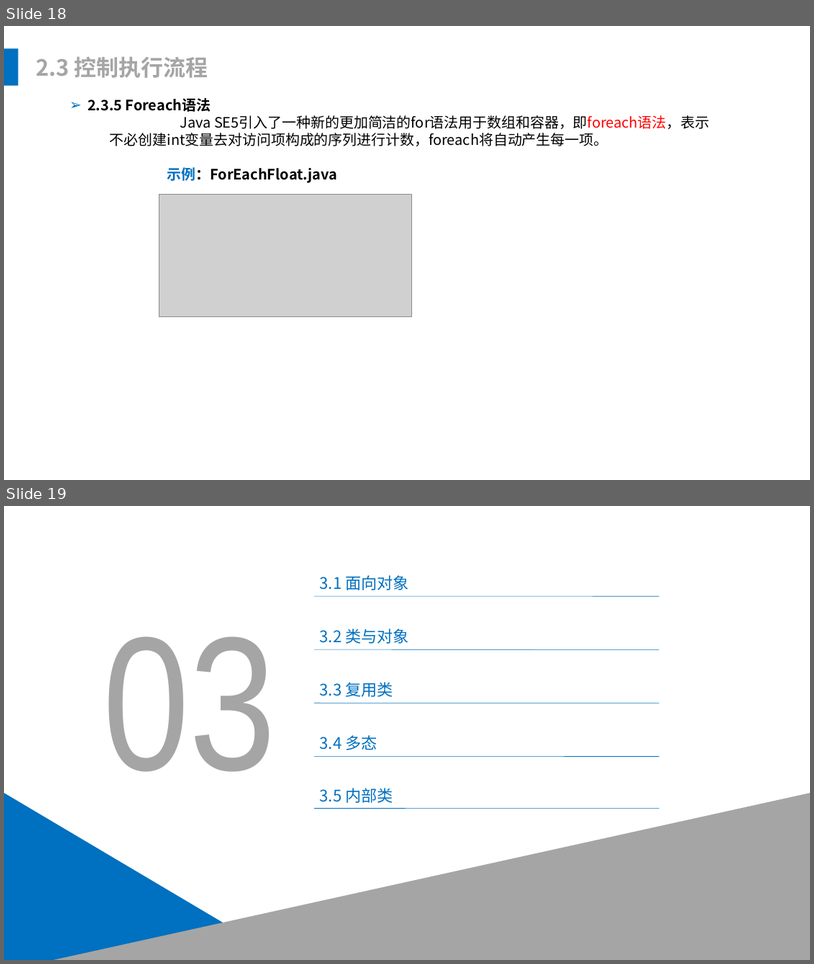
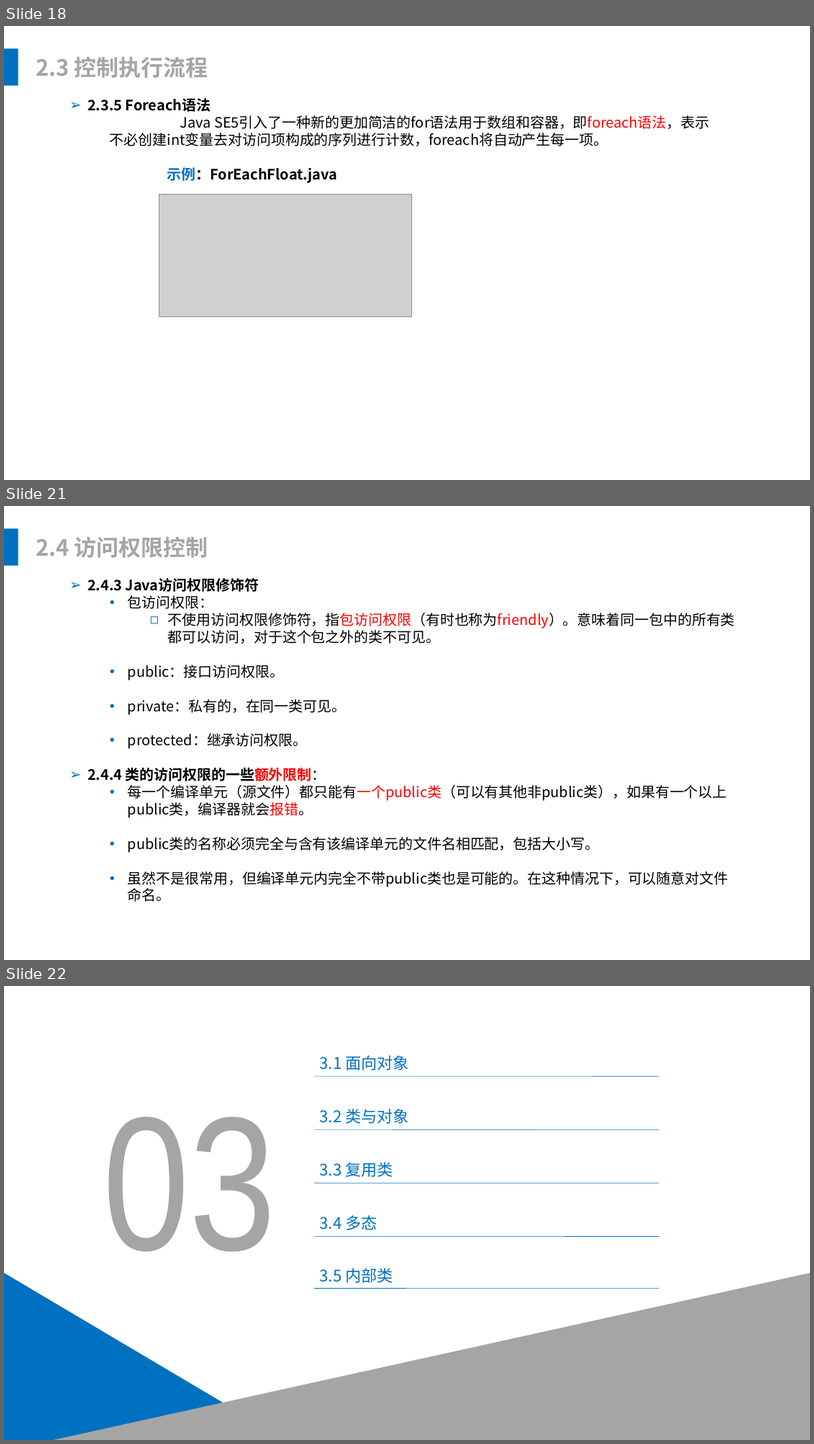
Before and after one commit to leonliu06/JavaTrainning, a slide deck: Java基础培训.pptx. Shown one above the other, each under a label of ours: slides 18 and 19 before the commit, slides 18, 21 and 22 after it; the slides between them are not shown. The pictures are 814x964 and 814x1444 pixels, drawn with LibreOffice and Linux fonts; fonts in the diff are those of the drawing; grey boxes stand for pictures. Boxes give left, top, right and bottom in pixels: in the first picture for what was removed or moved away, otherwise in the second. Text is boxed around its words. In the diff, an @@ line names an element or a change of style, - is before the commit and + after.

```diff
--- a/Java基础培训.pptx
+++ b/Java基础培训.pptx
@@ slide 21 added at [4,506,810,960], background #FFFFFF @@
@@ rectangle added at [4,529,18,566], fill #0070C0 @@
@@ text added at [36,537,208,558], 28 pt, text #A5A5A5, bold @@
+2.4 访问权限控制
@@ text added at [88,578,736,901], 18 pt, text #000000 @@
+➢ 2.4.3 Java访问权限修饰符
+  • 包访问权限：
+    ◻ 不使用访问权限修饰符，指包访问权限（有时也称为friendly）。意味着同一包中的所有类都可以访问，对于这个包之外的类不可见。
+  • public：接口访问权限。
+  • private：私有的，在同一类可见。
+  • protected：继承访问权限。
+➢ 2.4.4 类的访问权限的一些额外限制：
+  • 每一个编译单元（源文件）都只能有一个public类（可以有其他非public类），如果有一个以上public类，编译器就会报错。
+  • public类的名称必须完全与含有该编译单元的文件名相匹配，包括大小写。
+  • 虽然不是很常用，但编译单元内完全不带public类也是可能的。在这种情况下，可以随意对文件命名。
@@ what was slide 19 is now slide 22 @@
```
Also in this commit, not shown: 3 slides changed, 3 other slides added, 2 slides removed, 3 other files.
